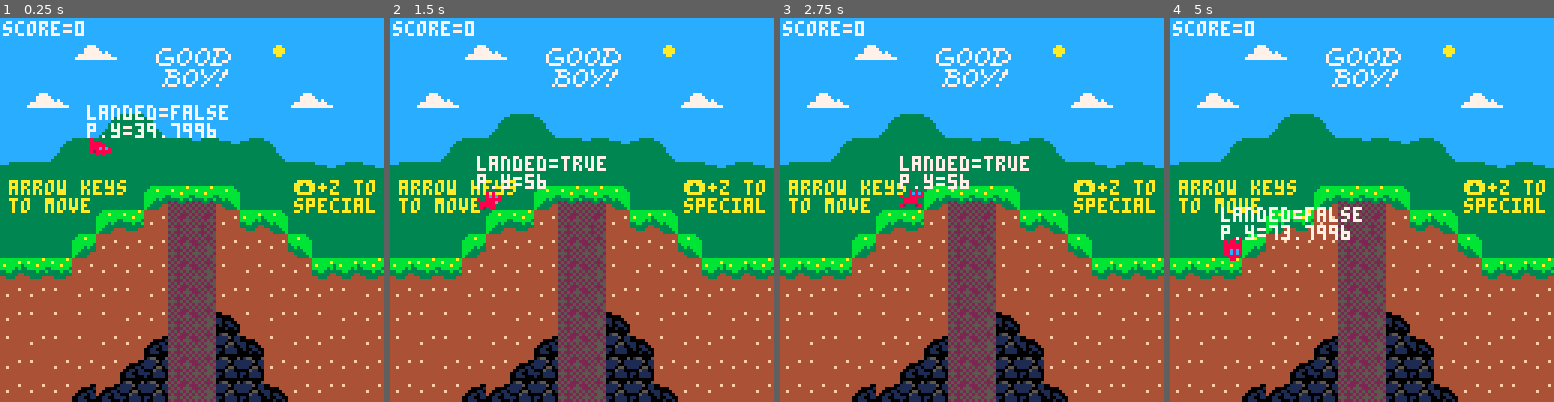
Above: before the commit, frames 1-4 (left to right).
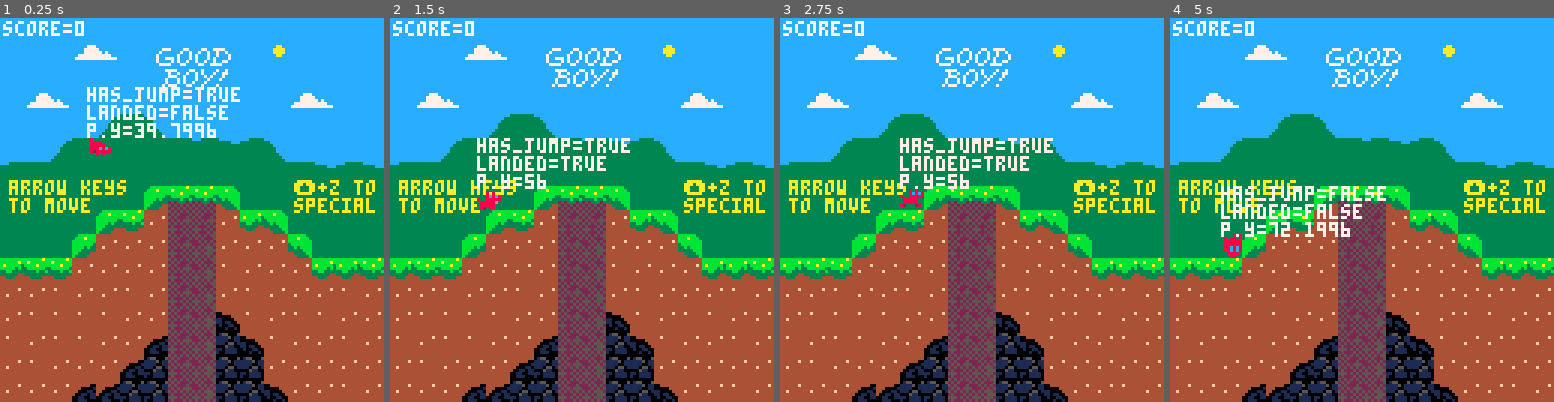
Above: after the commit, the same moments.

Repository: phf5kw/GoodBoy
Game: PICO-8 cartridge game1.p8
Same seed, same stepped clock (60 frames per second), same inputs: the game is played once before the commit and once after it.
Inputs:
- Up to frame 1 (0.25 s): no input
- Up to frame 2 (1.5 s): tap O (Z key) at 0.7 s
- Up to frame 3 (2.75 s): hold Right 1.6-2.1 s; tap O (Z key) at 1.7, 2.1, 2.5 s; hold Up 2.15-2.42 s; hold Right from 2.47 s (still down)
- Up to frame 4 (5 s): tap O (Z key) every 0.4 s from 2.9 to 4.9 s; release Right at 3.03 s; hold Left 3.08-3.58 s; hold Right 4.02-4.68 s; hold Up from 4.73 s (still down)

The runs differ from the first frame. In frame 1, 0.7% of the frame differs, in the area x 22-63%, y 17-22%; in frame 2, 0.7%; in frame 3, 0.7%; in frame 4, 2.1%, in the area x 13-57%, y 43-64%.

Commit message:
coyote time

Diff:
--- a/game1.p8
+++ b/game1.p8
@@ -20,7 +20,7 @@
 		max_dy=2.5,
 		acc=0.5,
 		dec=0.7,
-		boost=3,
+		boost=3.2,
 		drop=3,
 		anim=0,
 		running=false,
@@ -31,6 +31,7 @@
 		power=false,
 		energy=100,
 		score=0,
+		has_jump=true,
 
 		barrel_play=false, --idk
 	}
@@ -246,13 +247,20 @@
 		end
 	end
 
+	--coyote time?
+	--if player.landed then
+
+	--end
+
 	--jump
 	if btnp(⬆️)
-	and player.landed then
+	and player.has_jump
+	and (player.landed or time()-c_time<0.8) then
 		player.dy-=boost
 		player.landed=false
 		player.energy-=1
 		sfx(0,2)
+		player.has_jump=false
 	end
 
 	--barrel
@@ -307,6 +315,8 @@
 			player.barreling=false
 			player.dy=0
 			player.y-=(player.y+player.h)%8
+			c_time=time()
+			player.has_jump=true
 		end
 	elseif player.dy<0 then
 		barrel_play=false
@@ -464,6 +474,7 @@
 	yquad=flr(player.y/(128))
 	--print("yquad="..tostring(yquad),player.x,player.y-10,7)
 	print("landed="..tostring(player.landed),player.x,player.y-10,7)
+	print("has_jump="..tostring(player.has_jump),player.x,player.y-16,7)
 
 	--print score
 	xquad=flr(player.x/128)*128
